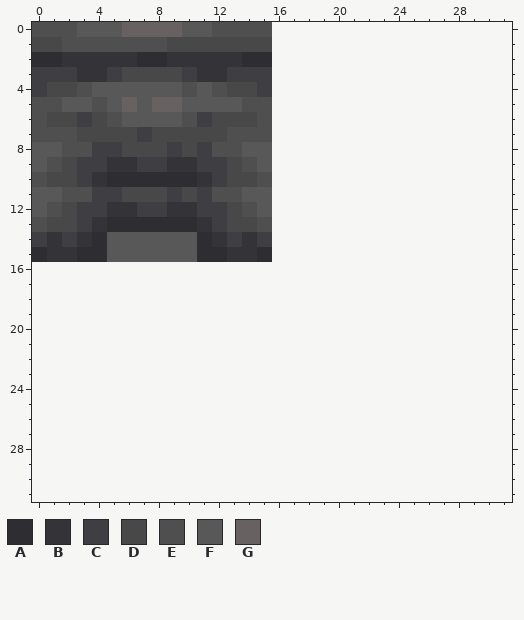
Two versions of one pixel-art sprite, RP/textures/blocks/tang1.png. The first picture shows the starting point.
The file is 16x16 pixels. Colours within 5 levels of each other are drawn and written as one. The old version is drawn lined up with the new one, on the new canvas.
Palette (. is transparent): A #2d2d32  B #343438  C #3f3e42  D #494848  E #4f4f4f  F #595858  G #676161
Pixels before, first column x 0:
 0 EEEFFFGGGGFFEEEE
 1 DDEEEEEEEDDDDDDD
 2 AABBBBBAABBBBBAA
 3 CCCBBCDDDDCBBCCC
 4 CDDEFFFFFFEFEDDC
 5 EEFFEFGFGGFFFFEE
 6 EDDCDEFFFFECDDDE
 7 EEEDDDDCDDDDDEEE
 8 FFEECCDDDCDCEEFF
 9 FEDCCBBCCBBCCDEF
10 EDDCBAAAAAABCDDE
11 FFEECCDDDCDCEEFF
12 FEDCCBBCCBBCCDEF
13 EDDCBAAAAAABCDDE
14 CBCBAFFFFFFABCBC
15 ABBAAFFFFFFAABBA
New version:
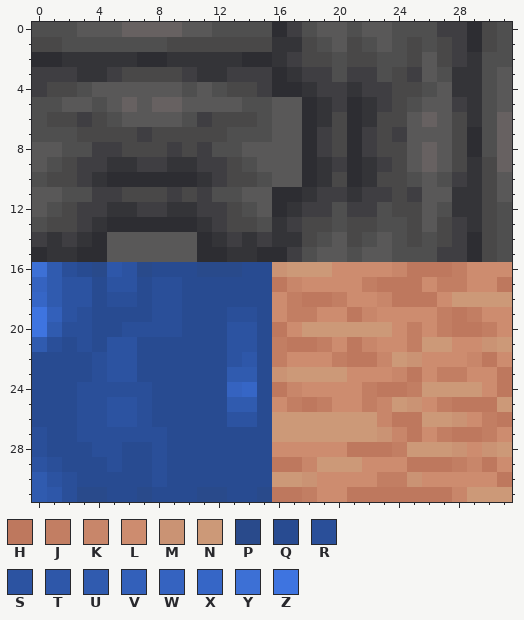
Colours new in this view: H #be785e  J #c27e63  K #c8866a  L #cd8c6f  M #ca9374  N #cc9978  P #294a8b  Q #284b91  R #2a4f99  S #2c53a1  T #2e57a9  U #305baf  V #3360ba  W #3563c0  X #3666c6  Y #3d70d5  Z #3e74e0
Change:
canvas 16x16 -> 32x32
Changed rows in their new state; - is an unchanged pixel.
first column x 0:
 0 ----------------ACEFFEFFEEECCADE
 1 ----------------BBDEFDEFEDEDCADE
 2 ----------------BCDDEDDEEDFDCBEE
 3 ----------------ABCCECCEDCFEBBEF
 4 ----------------AABCCBCCDDEFBBEF
 5 ----------------FFABCABCDEFFCBEF
 6 ----------------FFABDABDDFGFDBEG
 7 ----------------FFACDACDCFFFDAEG
 8 ----------------FFACDACDDFGFDAEG
 9 ----------------FFABCABCDFGFDBDG
10 ----------------FFABDABDDEFECBDF
11 ----------------AABCCBCCDCFFBBDF
12 ----------------ABCCECCEDDFEBBDE
13 ----------------BCDDEDDEEDFDCBDE
14 ----------------BBDEFDEFEDEDCADE
15 ----------------ACEFFEFFEEECCADE
16 YURQPTSPQQQPPPQQMNNNLLLLKHHHJLLL
17 WUSSQSSQRRQQQQQQHKLLLLJHHHLJJLLH
18 XUSSQRRQRRQQQQQQLJHHJLLKHHHLNNNN
19 ZVSRQQQQRRQQQRRQLJJLLHKLLLLJHJLL
20 ZURRQQRRRRQQQSSQHLNNNNNNLJLJHHJL
21 URQRQSSQQQQQQSSQJHHJLHKLLJNNLLMN
22 QQQQRSSQQQQQQSTQJLLLJHHKNMLLLKHL
23 QQQQRSSQQQQQQUUQMNNNNLLLKHLJJLLH
24 QQQRRRRRQQQQQWXQHKLLLLJHHJNNNNLH
25 QQQRRSSRQQQQQUUQLJHJLLJKNMLJHHHN
26 QQQRRSSRQQQQQSSQNNNNNNNKHHNNMLJH
27 RQQRRRRRRQQQQQQQNNNNNNNMKHLJHHJL
28 RQQQRRQQRQQQQQQQLLLLLHHHJNNNMLMN
29 SRQQQRQQRQQQQQQQHHKNNNLLLHHHJKHL
30 USRQQQQQRQQQQQQQNNMLLLLJJMLLLLLH
31 UTRPPQQPQQQPPQQPHHJLLHHHHHHHKNNN
Where, in picture pixels (left, top, right, bottom), the same in both pictures:
added: (32, 22, 512, 502)
